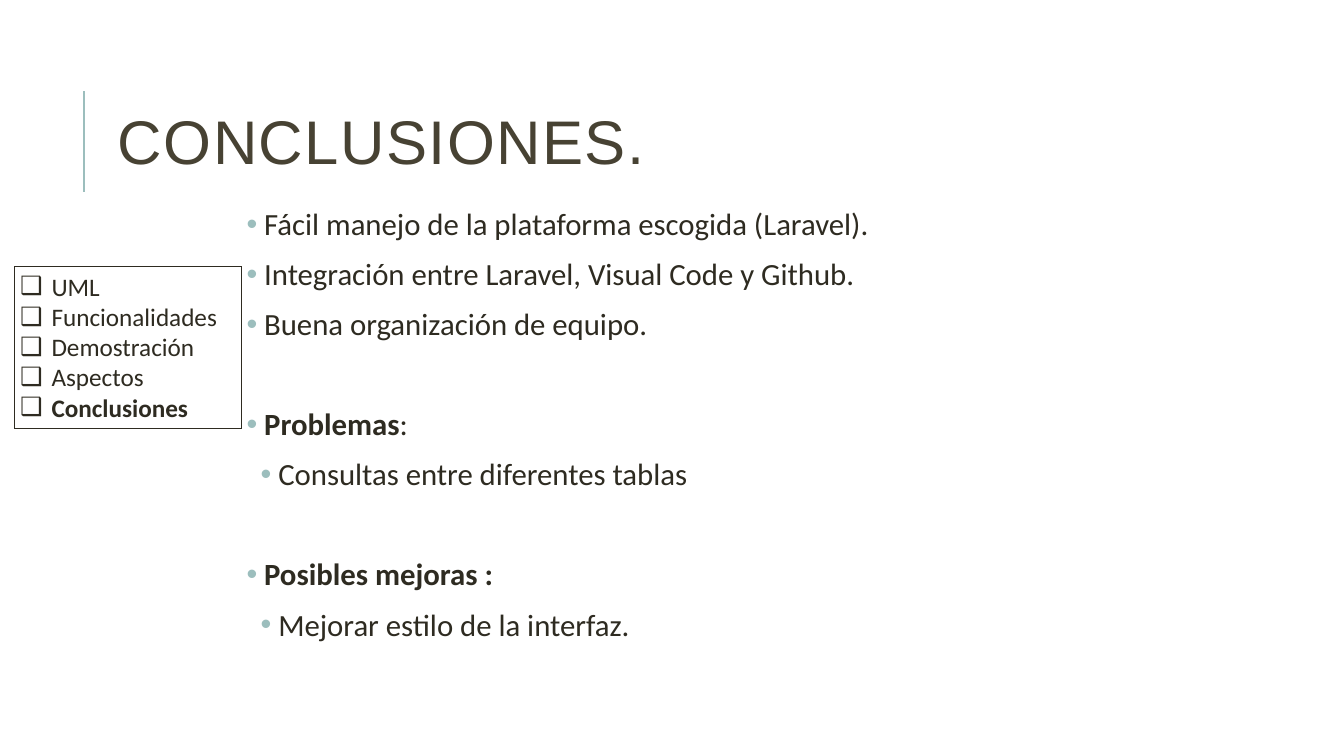
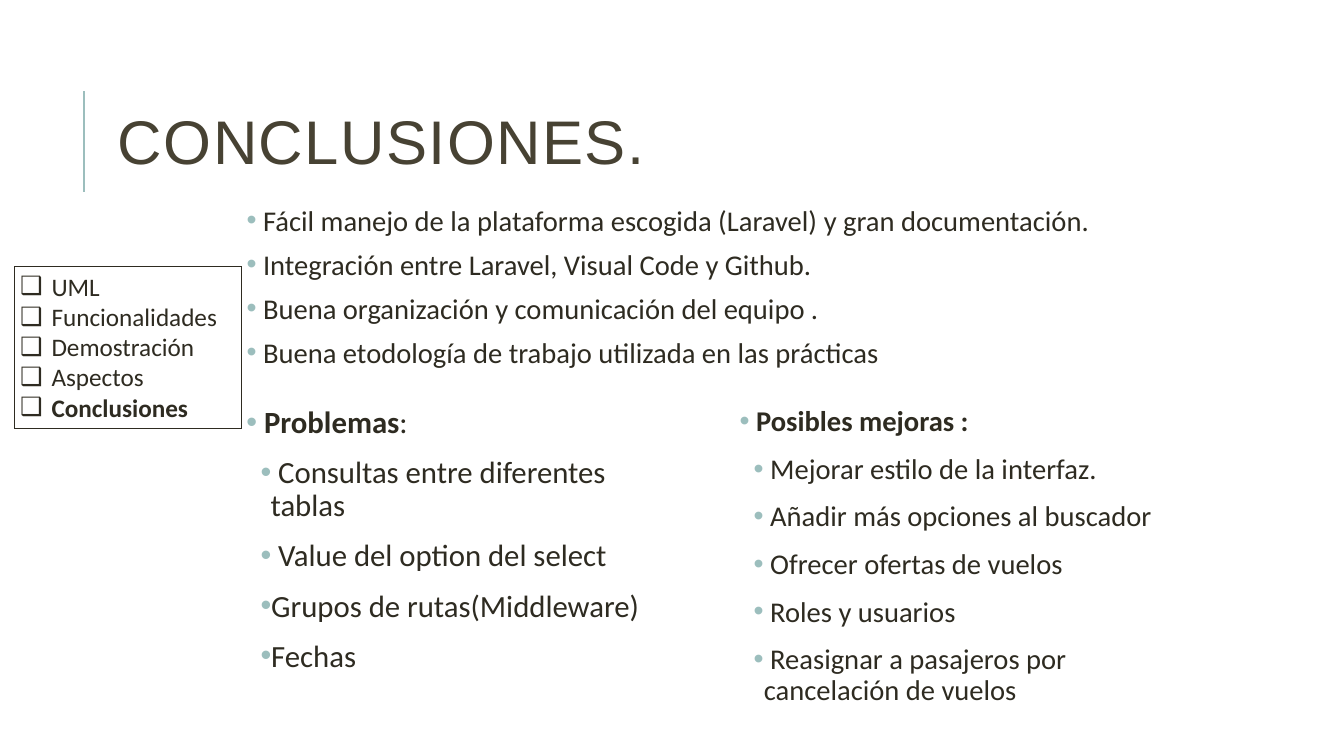
Before and after one commit to danielallhoff/M17-G4-AirDSS, a slide deck: slide 12 of AIRDSS.pptx (slide 7 before the commit). Drawn at 1344x756 pixels with LibreOffice and Linux fonts; fonts in the diff are those of the drawing. Boxes give left, top, right and bottom in pixels: in the first picture for what was removed or moved away, otherwise in the second. Text is boxed around its words. In the diff, an @@ line names an element or a change of style, - is before the commit and + after.

```diff
--- a/AIRDSS.pptx
+++ b/AIRDSS.pptx
@@ text at (263,210,1089,236): text changed; size 22 to 20.4 pt @@
-• Fácil manejo de la plataforma escogida (Laravel).
+• Fácil manejo de la plataforma escogida (Laravel) y gran documentación.
@@ text at (263,255,811,280): size 22 to 20.4 pt in "Integración entre Laravel, Visual Code y Github."; line spacing 0.9 to 0.8 @@
@@ text at (263,299,878,368): text changed; size 22 to 20.4 pt @@
-• Buena organización de equipo.
-• Problemas:
-  • Consultas entre diferentes tablas
-• Posibles mejoras :
-  • Mejorar estilo de la interfaz.
+• Buena organización y comunicación del equipo .
+• Buena etodología de trabajo utilizada en las prácticas
@@ text added at (264,411,639,668), 22 pt, text #2E2B21 @@
+• Problemas:
+  • Consultas entre diferentes tablas
+  • Value del option del select
+  • Grupos de rutas(Middleware)
+  • Fechas
@@ text added at (756,411,1096,701), 20.4 pt, text #2E2B21 @@
+• Posibles mejoras :
+  • Mejorar estilo de la interfaz.
+  • Añadir más opciones al buscador
+  • Ofrecer ofertas de vuelos
+  • Roles y usuarios
+  • Reasignar a pasajeros por cancelación de vuelos
```
Also in this commit, not shown: 1 other slide changed, 5 slides added.
